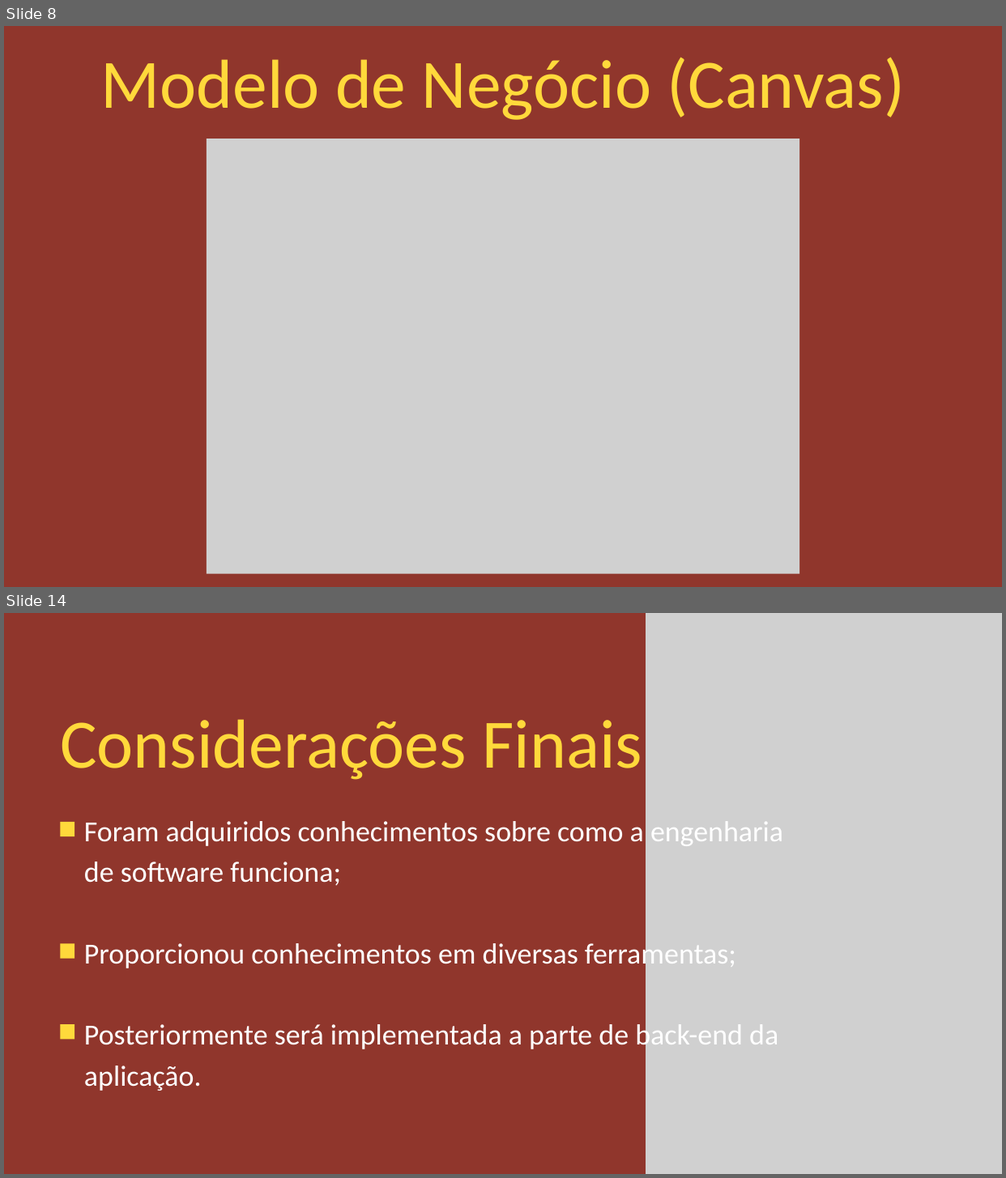
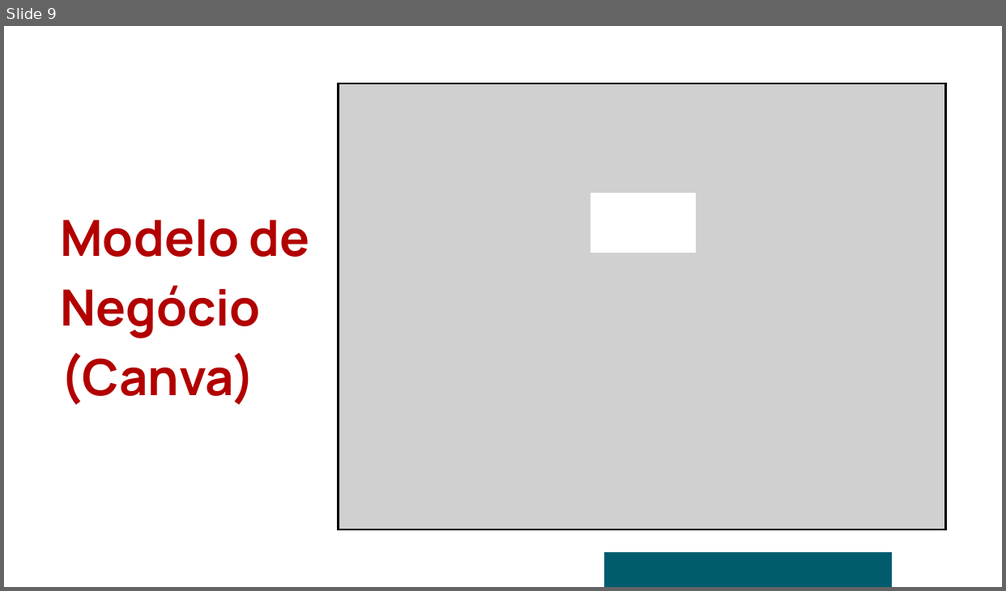
Before and after one commit to Agenda-Fatec/Documentos, a slide deck: Slides/PI.pptx. Shown one above the other, each under a label of ours: slides 8 and 14 before the commit, slide 9 after it; the slides between them are not shown. The pictures are 1006x1178 and 1006x591 pixels, drawn with LibreOffice and Linux fonts; fonts in the diff are those of the drawing; grey boxes stand for pictures. Boxes give left, top, right and bottom in pixels: in the first picture for what was removed or moved away, otherwise in the second. Text is boxed around its words. In the diff, an @@ line names an element or a change of style, - is before the commit and + after.

```diff
--- a/Slides/PI.pptx
+++ b/Slides/PI.pptx
@@ slide 14 removed at <box>4,613,1002,1174</box>, background #90362C @@
@@ picture removed at <box>646,613,1002,1174</box> @@
@@ picture removed at <box>764,613,1002,1174</box> @@
@@ text removed at <box>60,719,642,780</box> @@
-Considerações Finais
@@ group removed at <box>61,821,783,1091</box>: 3 rectangles, 1 text @@
-Foram adquiridos conhecimentos sobre como a engenharia de software funciona;
-Proporcionou conhecimentos em diversas ferramentas;
-Posteriormente será implementada a parte de back-end da aplicação.
@@ what was slide 8 is now slide 9 @@
@@ slide 9 changed as well @@
@@ background #90362C to #FFFFFF @@
@@ picture: place and size @@
-picture at <box>206,139,800,574</box>
+picture at <box>339,84,945,530</box>
@@ freeform shape added at <box>590,193,696,253</box>, fill #FFFFFF @@
@@ text at <box>60,219,310,405</box>: text changed; size 100 to 72 pt; font Calibri to Manrope; text colour #FFD93B to #B20000; bold on @@
-Modelo de Negócio (Canvas)
+Modelo de Negócio (Canva)
@@ freeform shape added at <box>603,552,892,587</box>, fill #005C6D @@
```
Also in this commit, not shown: 6 other slides changed, 15 slides added, 8 other slides removed, 6 other files.
